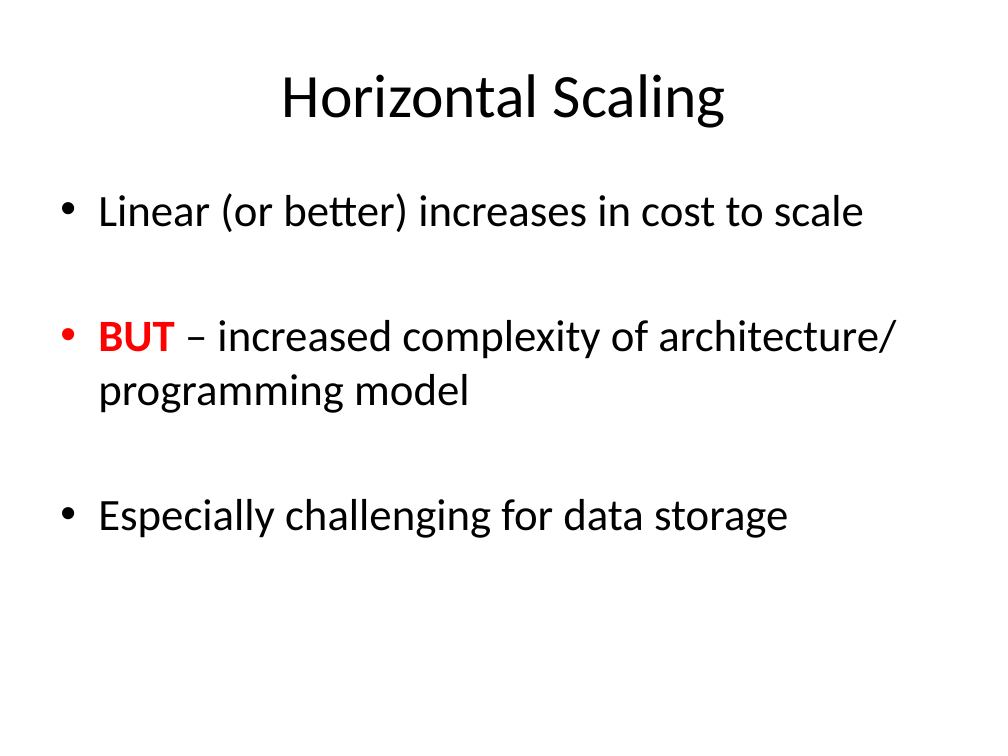
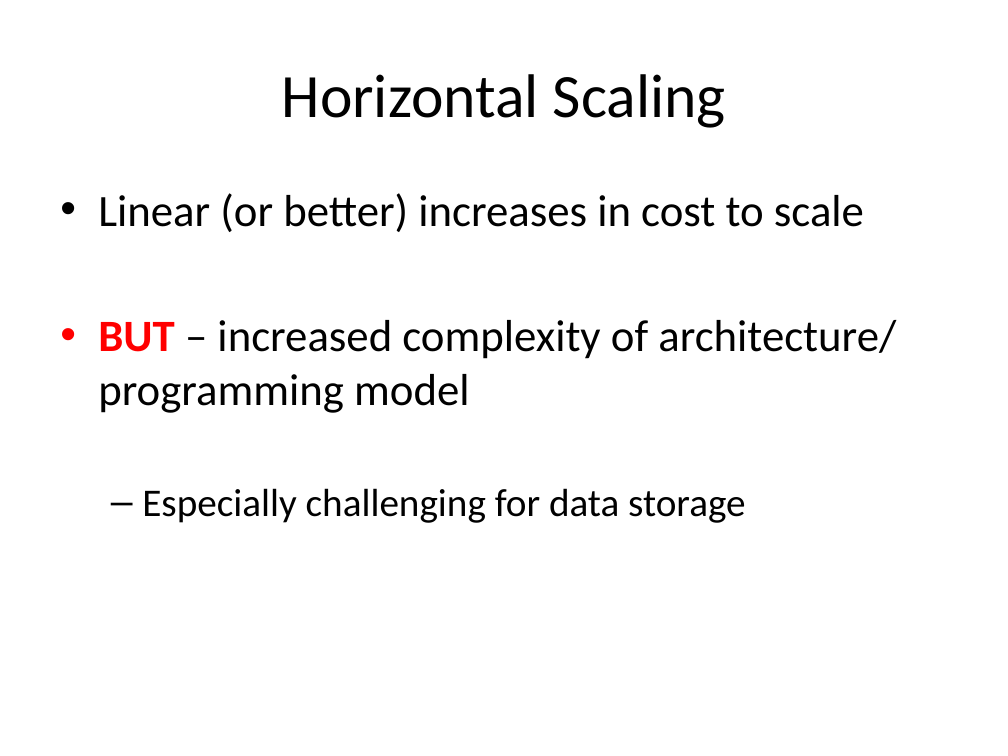
Before and after one commit to alexdgarland/database-demos, a slide deck: slide 19 of Slides/Not Only SQL - Picking A Database for DotNET.pptx. Drawn at 1008x756 pixels with LibreOffice and Linux fonts; fonts in the diff are those of the drawing. Boxes give left, top, right and bottom in pixels: in the first picture for what was removed or moved away, otherwise in the second. Text is boxed around its words. In the diff, an @@ line names an element or a change of style, - is before the commit and + after.

```diff
--- a/Slides/Not Only SQL - Picking A Database for DotNET.pptx
+++ b/Slides/Not Only SQL - Picking A Database for DotNET.pptx
@@ text at <box>142,488,745,523</box>: size 32 to 28 pt in "Especially challenging for data storage"; bullet • to –; list level 1 to 2 in "Especially challenging for data storage" @@
```
Also in this commit, not shown: 14 other slides changed, 1 slide added.
